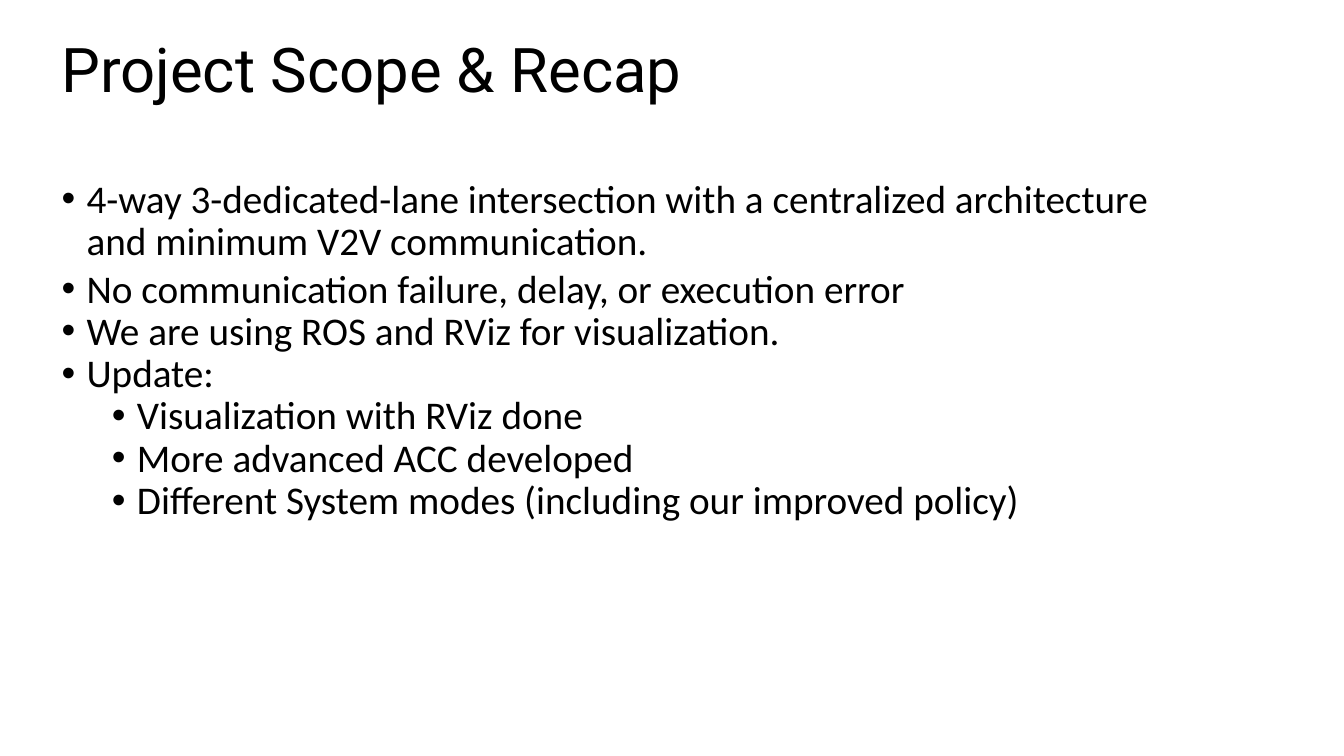
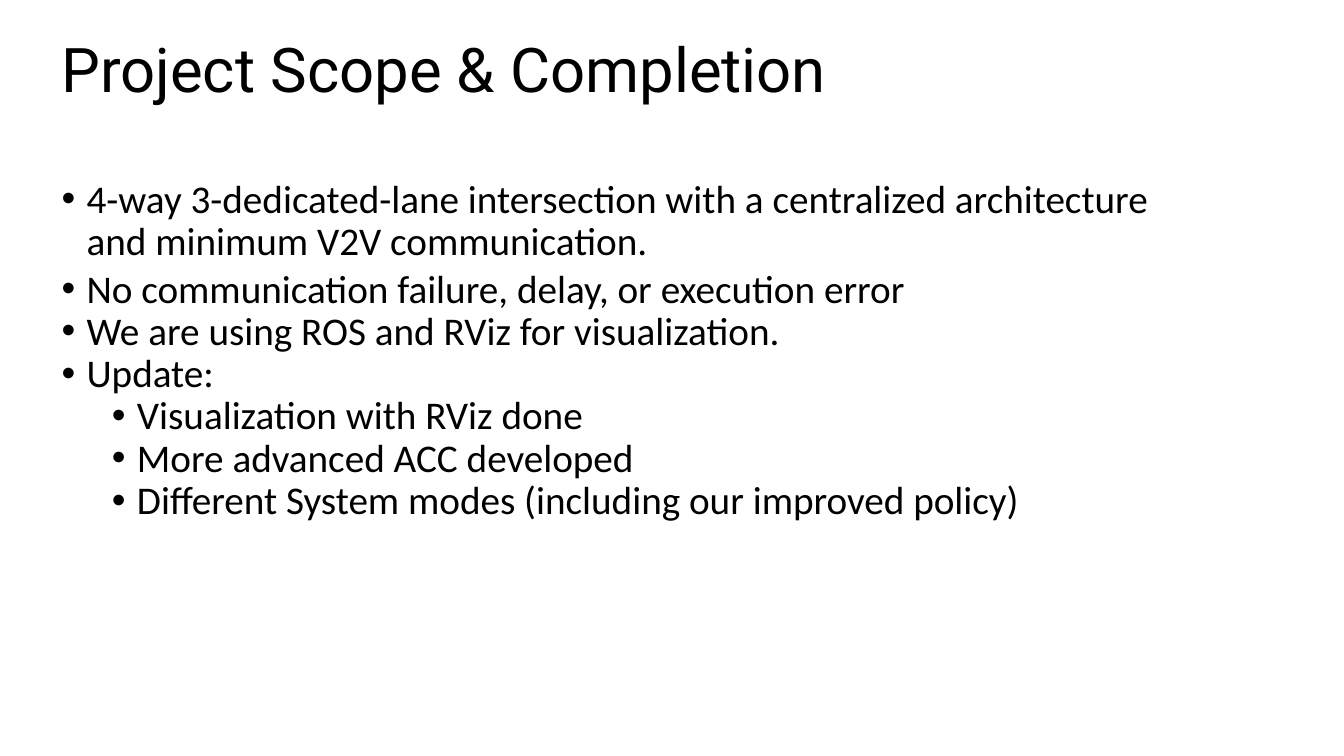
Before and after one commit to adfayed/aim_ros, a slide deck: slide 2 of Final Project Presentation.pptx. Drawn at 1344x756 pixels with LibreOffice and Linux fonts; fonts in the diff are those of the drawing. Boxes give left, top, right and bottom in pixels: in the first picture for what was removed or moved away, otherwise in the second. Text is boxed around its words. In the diff, an @@ line names an element or a change of style, - is before the commit and + after.

```diff
--- a/Final Project Presentation.pptx
+++ b/Final Project Presentation.pptx
@@ text at <box>61,45,826,105</box>: text changed @@
-Project Scope & Recap
+Project Scope & Completion
```
Also in this commit, not shown: 2 other slides changed, 6 slides added, 2 slides removed.
